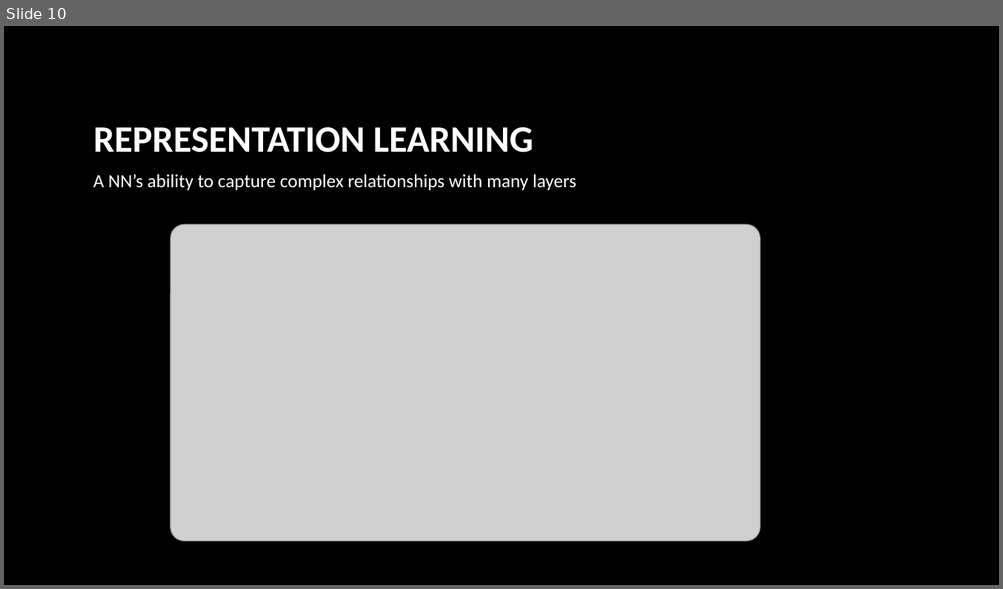
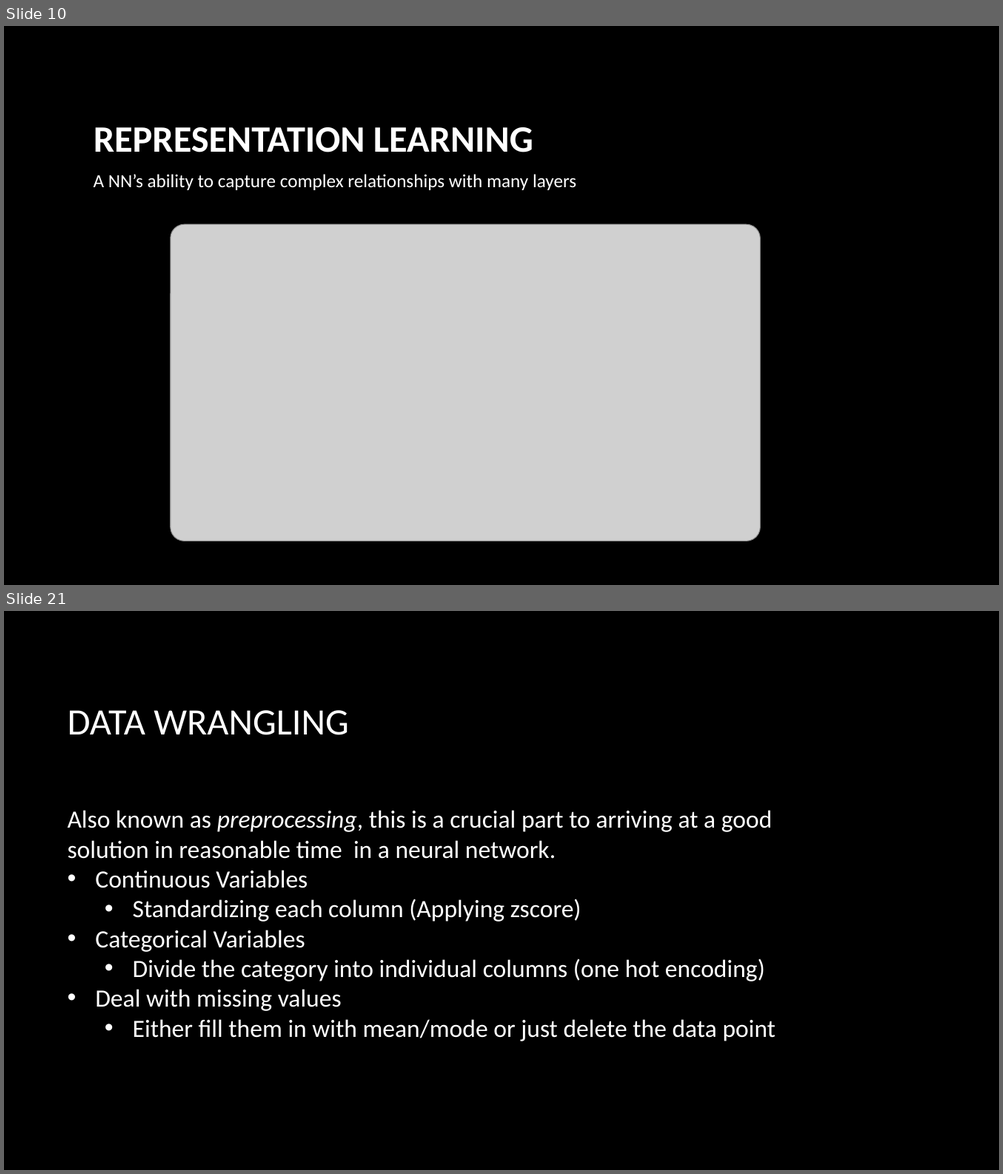
Before and after one commit to josiahcoad/IntroNeuralNetworks, a slide deck: Presentations/presentation_chapter1.pptx. Shown one above the other, each under a label of ours: slide 10 before the commit, slides 10 and 21 after it; the slides between them are not shown. The pictures are 1003x589 and 1003x1174 pixels, drawn with LibreOffice and Linux fonts; fonts in the diff are those of the drawing; grey boxes stand for pictures; background and template pictures are left out. Boxes give left, top, right and bottom in pixels: in the first picture for what was removed or moved away, otherwise in the second. Text is boxed around its words. In the diff, an @@ line names an element or a change of style, - is before the commit and + after.

```diff
--- a/Presentations/presentation_chapter1.pptx
+++ b/Presentations/presentation_chapter1.pptx
@@ slide 21 added at (4, 611, 999, 1170), background picture (left out) @@
@@ title added at (68, 710, 349, 735), 36 pt, text #FFFFFF @@
+DATA WRANGLING
@@ text added at (68, 810, 776, 1042), 24 pt, text #FFFFFF @@
+Also known as preprocessing, this is a crucial part to arriving at a good solution in reasonable time in a neural network.
+• Continuous Variables
+  • Standardizing each column (Applying zscore)
+• Categorical Variables
+  • Divide the category into individual columns (one hot encoding)
+• Deal with missing values
+  • Either fill them in with mean/mode or just delete the data point
```
Also in this commit, not shown: 14 other slides added, 3 other files.
